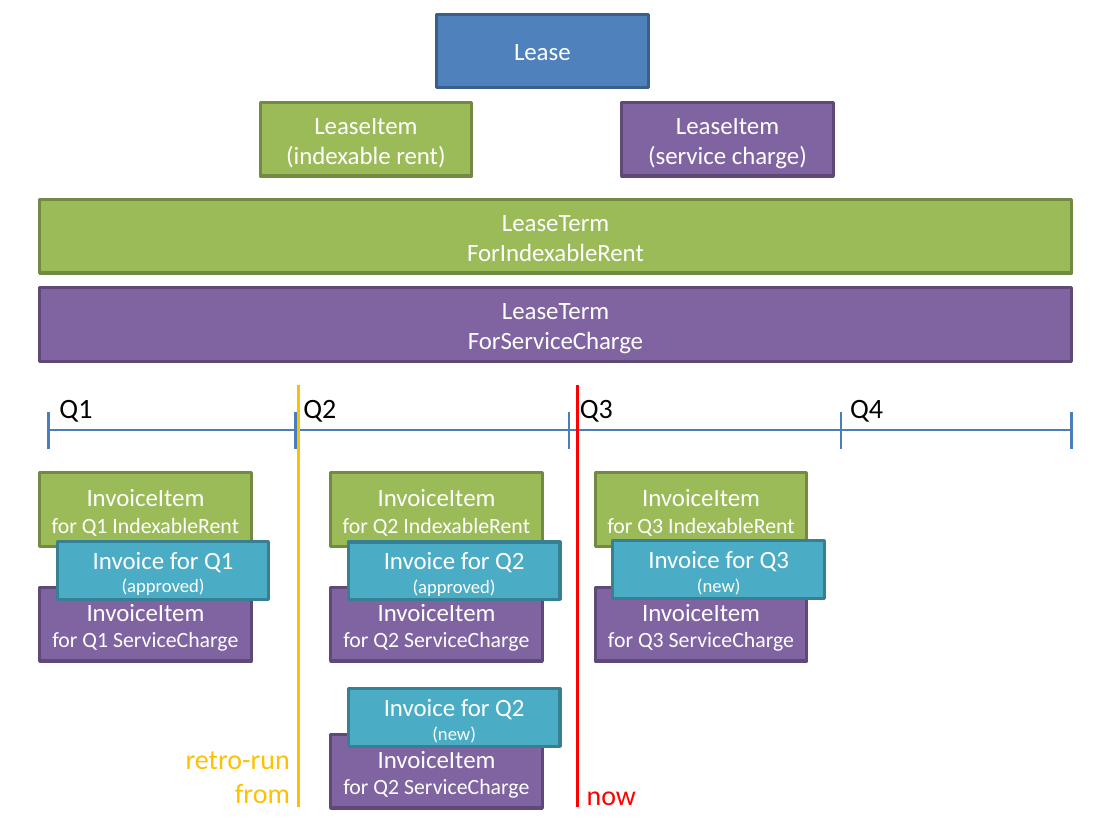
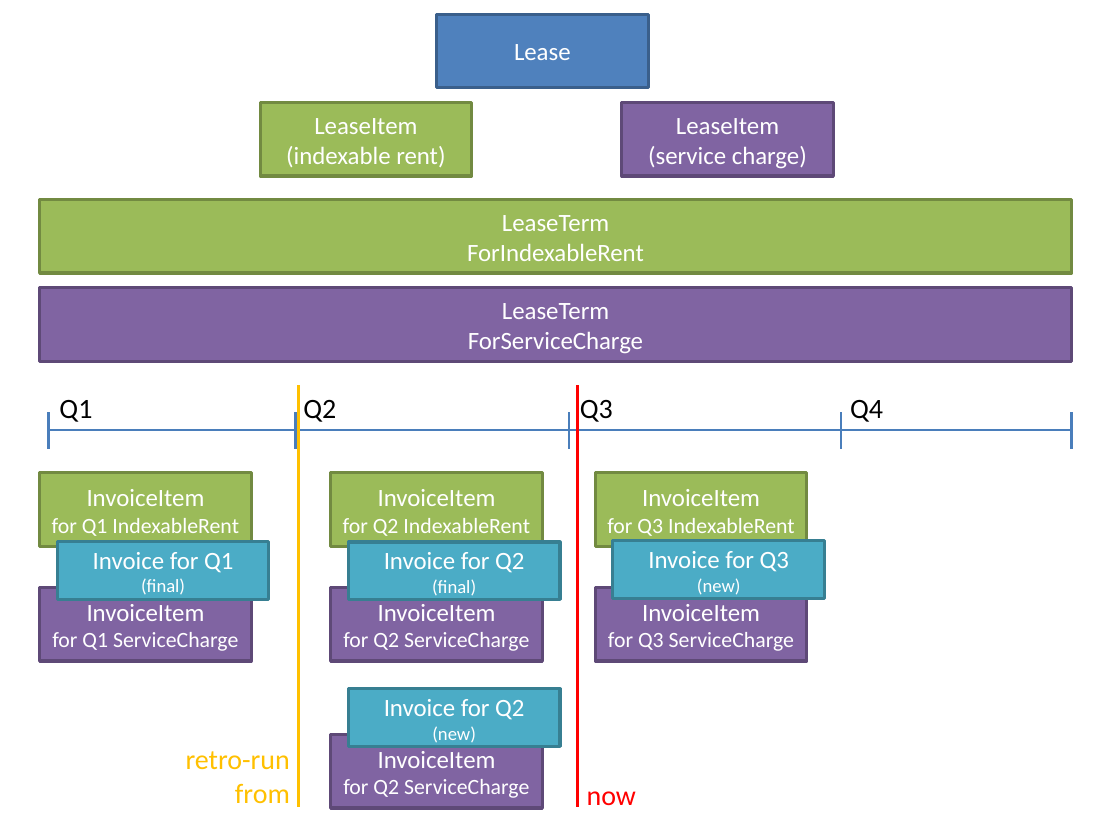
Before and after one commit to estatio/estatio, a slide deck: slide 2 of adocs/documentation/src/main/pptx/LeaseTermAndInvoiceItems.pptx. Drawn at 1120x840 pixels with LibreOffice and Linux fonts; fonts in the diff are those of the drawing. Boxes give left, top, right and bottom in pixels: in the first picture for what was removed or moved away, otherwise in the second. Text is boxed around its words. In the diff, an @@ line names an element or a change of style, - is before the commit and + after.

```diff
--- a/adocs/documentation/src/main/pptx/LeaseTermAndInvoiceItems.pptx
+++ b/adocs/documentation/src/main/pptx/LeaseTermAndInvoiceItems.pptx
@@ text in rectangle at <box>93,552,233,594</box>: text changed @@
-Invoice for Q1
-(approved)
+Invoice for Q1
+(final)
@@ text in rectangle at <box>384,552,524,596</box>: text changed @@
-Invoice for Q2
-(approved)
+Invoice for Q2
+(final)
```
Also in this commit, not shown: 1 other file.
